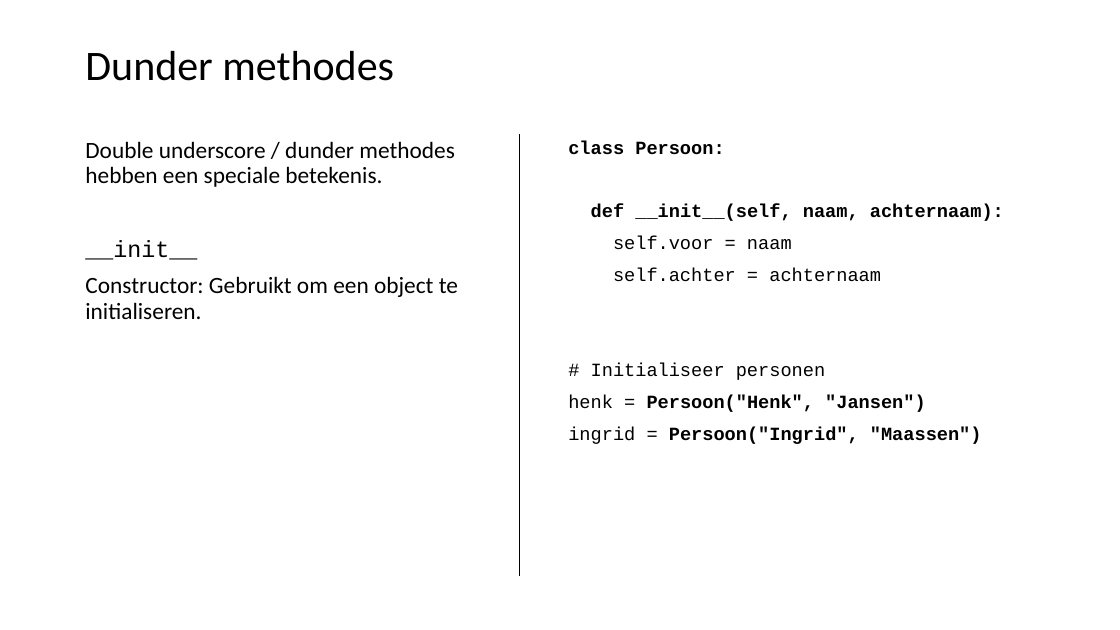
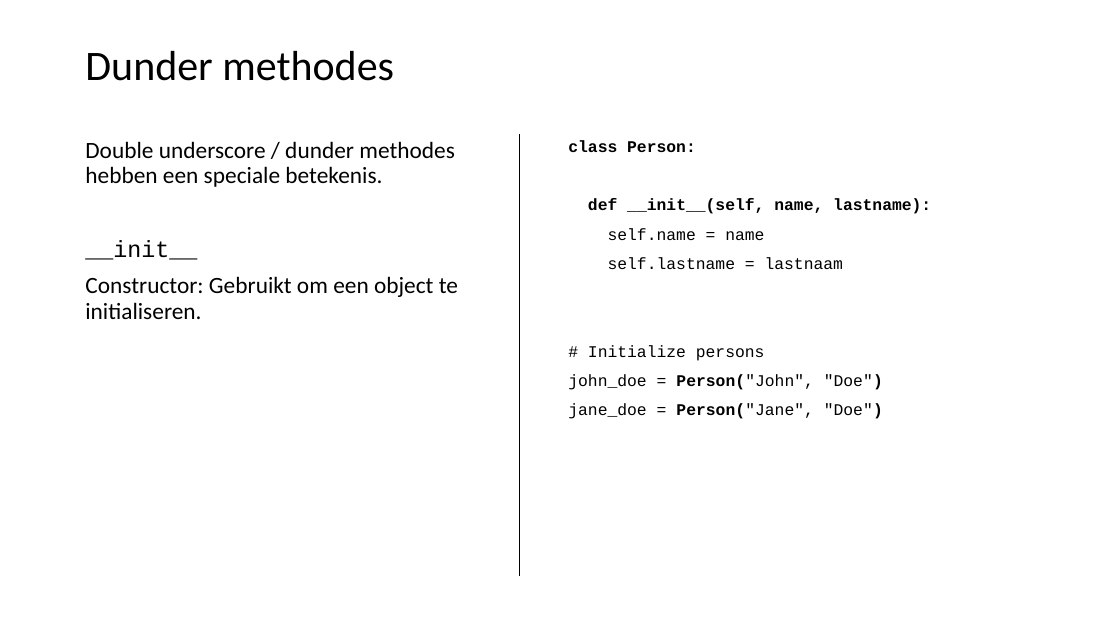
Before and after one commit to LFKoning/knowledge-sharing, a slide deck: slide 45 of python_trainees/1_basics_classes/python_traineeship_1.pptx. Drawn at 1120x630 pixels with LibreOffice and Linux fonts; fonts in the diff are those of the drawing. Boxes give left, top, right and bottom in pixels: in the first picture for what was removed or moved away, otherwise in the second. Text is boxed around its words. In the diff, an @@ line names an element or a change of style, - is before the commit and + after.

```diff
--- a/python_trainees/1_basics_classes/python_traineeship_1.pptx
+++ b/python_trainees/1_basics_classes/python_traineeship_1.pptx
@@ text at [568,140,931,419]: text changed; size 16 to 14 pt; bold off @@
-class Persoon:
-def __init__(self, naam, achternaam):
-self.voor = naam
-self.achter = achternaam
-# Initialiseer personen
-henk = Persoon("Henk", "Jansen")
-ingrid = Persoon("Ingrid", "Maassen")
+class Person:
+def __init__(self, name, lastname):
+self.name = name
+self.lastname = lastnaam
+# Initialize persons
+john_doe = Person("John", "Doe")
+jane_doe = Person("Jane", "Doe")
```
Also in this commit, not shown: 7 other slides changed, 5 other files.
